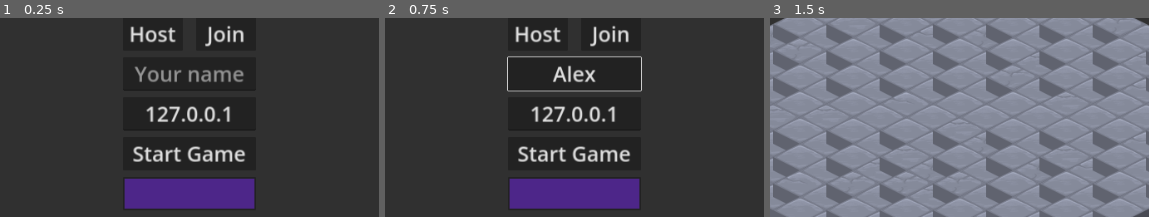
Above: before the commit, frames 1-3 (left to right).
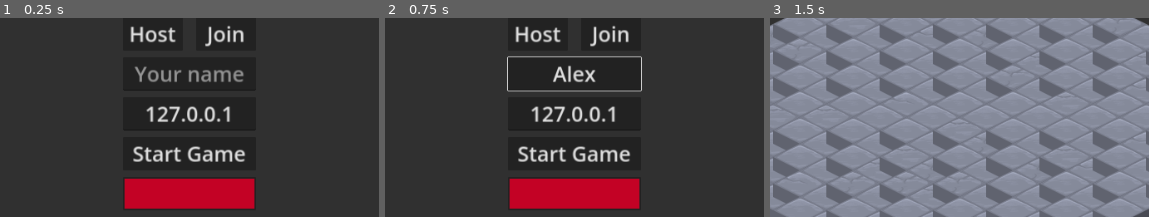
Above: after the commit, the same moments.

Repository: Apoc182/02_multiplayer
Game: Godot game, scene res://menu.tscn
The game is run twice, just before and just after one commit, with the same random seed, the same clock (stepped at 60 frames per second) and the same inputs.
Inputs (mouse positions are % of the whole screen's width and height, from its top left):
- Up to frame 1 (0.25 s): no input
- Up to frame 2 (0.75 s): click (50, 37) at 0.52 s; type "Alex" at 0.6 s
- Up to frame 3 (1.5 s): click "Start Game" at 1.25 s
The pictures show only the part of the screen within x 25-75%, y 23-73%; the shares and areas given below are measured in that part.

The runs differ from the first frame. In frame 1, 5.4% of the frame differs, in the area x 32-68%, y 80-96%; in frame 2, 5.4%; in frame 3, nothing differs.

Commit message:
Add player eyes back

Diff:
--- a/02_multiplayer/Player/player.tscn
+++ b/02_multiplayer/Player/player.tscn
@@ -1,8 +1,9 @@
-[gd_scene load_steps=11 format=3 uid="uid://b1sge3nyw77iq"]
+[gd_scene load_steps=12 format=3 uid="uid://b1sge3nyw77iq"]
 
 [ext_resource type="Script" path="res://Player/player.gd" id="1_m6hp7"]
 [ext_resource type="Texture2D" uid="uid://c2vn0b72e5mt5" path="res://Player/player.png" id="2_rqeuv"]
 [ext_resource type="Texture2D" uid="uid://o4mfccqnn30v" path="res://Player/sword.png" id="3_4avqs"]
+[ext_resource type="Texture2D" uid="uid://c2fw5wvord1kq" path="res://Player/player_eyes.png" id="3_nuegn"]
 [ext_resource type="Script" path="res://Health/hurt_box.gd" id="4_huhoq"]
 [ext_resource type="Script" path="res://Health/hit_box.gd" id="5_7x4o6"]
 [ext_resource type="Script" path="res://Health/health.gd" id="6_6l17m"]
@@ -39,6 +40,10 @@
 position = Vector2(0, -40)
 texture = ExtResource("2_rqeuv")
 
+[node name="Eyes" type="Sprite2D" parent="."]
+position = Vector2(0, -40)
+texture = ExtResource("3_nuegn")
+
 [node name="Sword" type="Sprite2D" parent="."]
 position = Vector2(32, -80)
 texture = ExtResource("3_4avqs")
--- a/02_multiplayer/multiplayer_controller.gd
+++ b/02_multiplayer/multiplayer_controller.gd
@@ -9,6 +9,7 @@
 
 # Called when the node enters the scene tree for the first time.
 func _ready():
+    $ColorPickerButton.color = Color(randf(), randf(), randf())
     multiplayer.peer_connected.connect(peer_connected)
     multiplayer.peer_disconnected.connect(peer_disconnected)
     multiplayer.connected_to_server.connect(connected_to_server)
